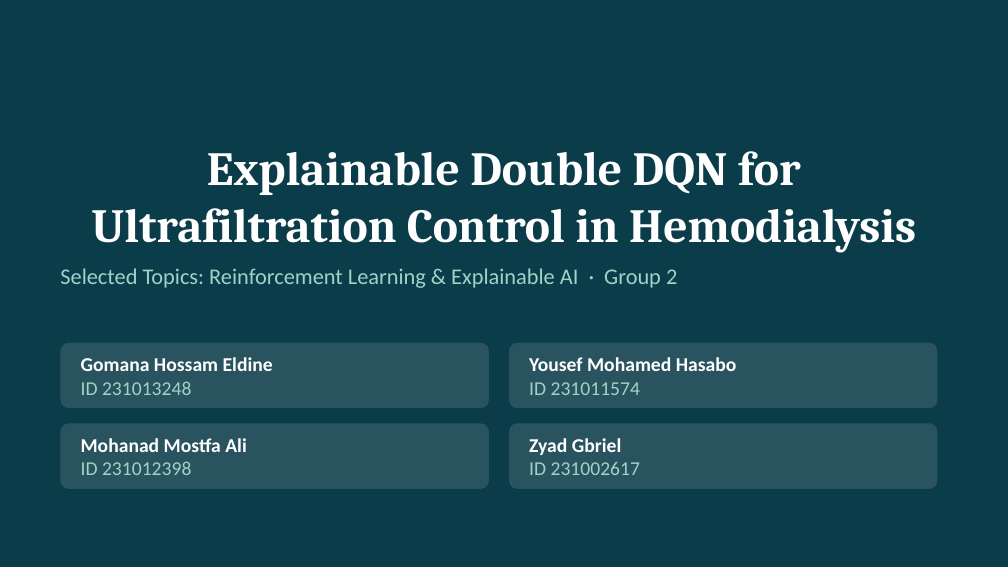
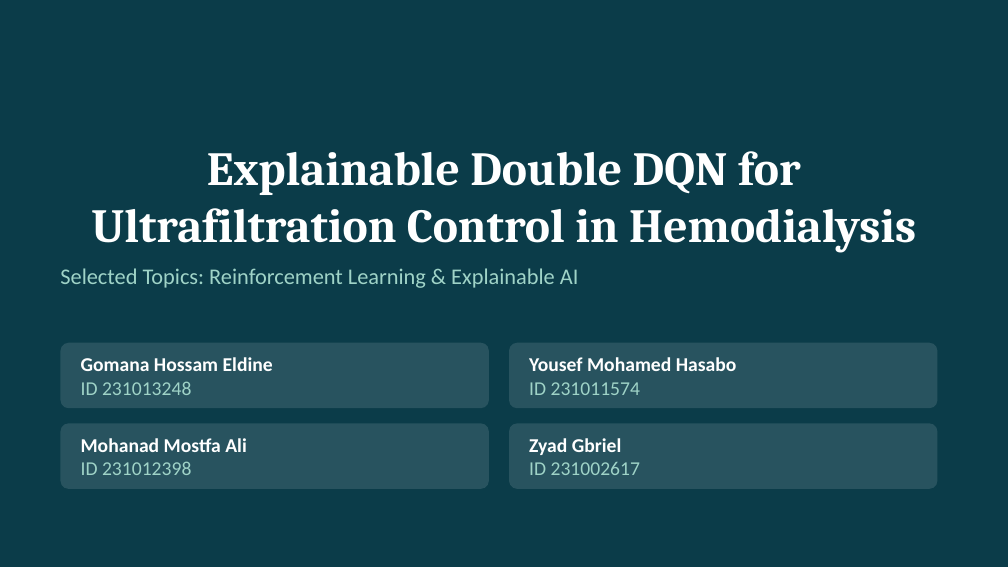
Before and after one commit to mr-h12/ckd-dialysis-ddqn-ig, a slide deck: slide 1 of slides/CKD_DDQN_IG.pptx. Drawn at 1008x567 pixels with LibreOffice and Linux fonts; fonts in the diff are those of the drawing. Boxes give left, top, right and bottom in pixels: in the first picture for what was removed or moved away, otherwise in the second. Text is boxed around its words. In the diff, an @@ line names an element or a change of style, - is before the commit and + after.

```diff
--- a/slides/CKD_DDQN_IG.pptx
+++ b/slides/CKD_DDQN_IG.pptx
@@ text at (60,268,579,288): text changed @@
-Selected Topics: Reinforcement Learning & Explainable AI · Group 2
+Selected Topics: Reinforcement Learning & Explainable AI
```
Also in this commit, not shown: 20 other slides changed.
